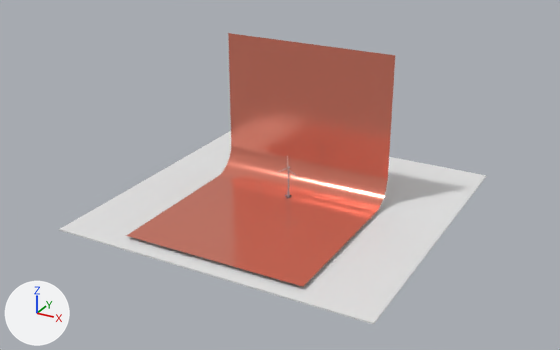
Renders of the glTF model assets/models/Feisar.gltf from each side of a commit.
Camera for both pictures: a 50 mm camera at (540.0, -1011.0, 541.0) aimed at (2.0, -31.0, 52.0). The lights are fixed; the arrows at lower left show +X, +Y and +Z. Where no turn or scale is listed for an object, it has been applied to the vertices.

The older version as bpy lines, for what is in view:
```python
me_cube = bpy.data.meshes.new('Cube')
me_cube.from_pydata(...)  # a box spanning x -256.0..256.0, y -256.0..256.0, z -1.0..1.0
me_cube.materials.append(mat_material_002)  # its picture is missing
me_plane = bpy.data.meshes.new('Plane')
me_plane.from_pydata(...)  # 48 vertices, 46 faces; spans x -1.0..1.0, y -1.0..1.0, z 0.0..1.65
me_plane.materials.append(mat_backdrop)  # red #e78873
ob_backdrop = bpy.data.objects.new('BackDrop', me_plane)
ob_backdrop.location = (0.0, -86.0, 0.0)
ob_backdrop.rotation_euler = (0.0, 0.0, -3.142)  # degrees (0, 0, -180)
ob_backdrop.scale = (146.0, 146.0, 146.0)
ob_ground = bpy.data.objects.new('Ground', me_cube)
ob_ground.location = (0.0, 0.0, -7.0)
```
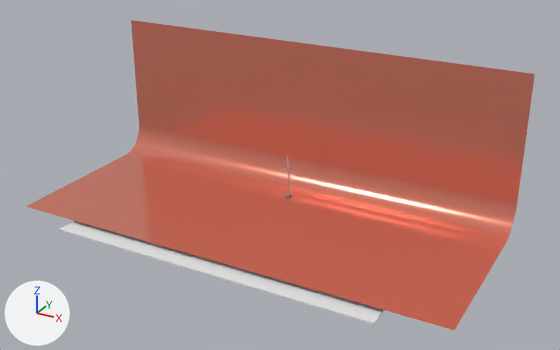
Boxes (x1, y1, x2, y2) around the edits, measured in the pictures (560 x 350 px):
'BackDrop', moved, rescaled (89% wider, 22% taller): before (126, 33, 395, 287); after (26, 20, 535, 330)
'Ground', unchanged, covered by the edit: before (59, 131, 486, 324); after (59, 221, 384, 324)

What changed in the scene script:
```text
Change ob_backdrop:
    ob_backdrop.scale: (146.0, 146.0, 146.0) -> (349.0, 146.0, 146.0)
```
